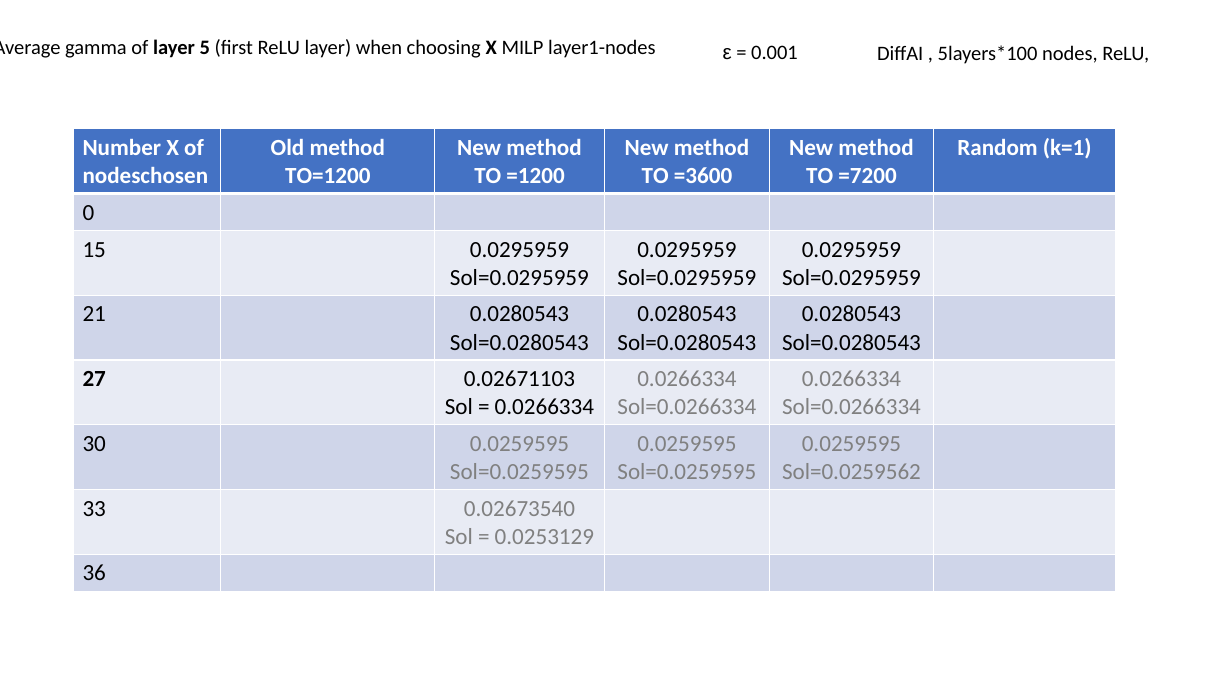
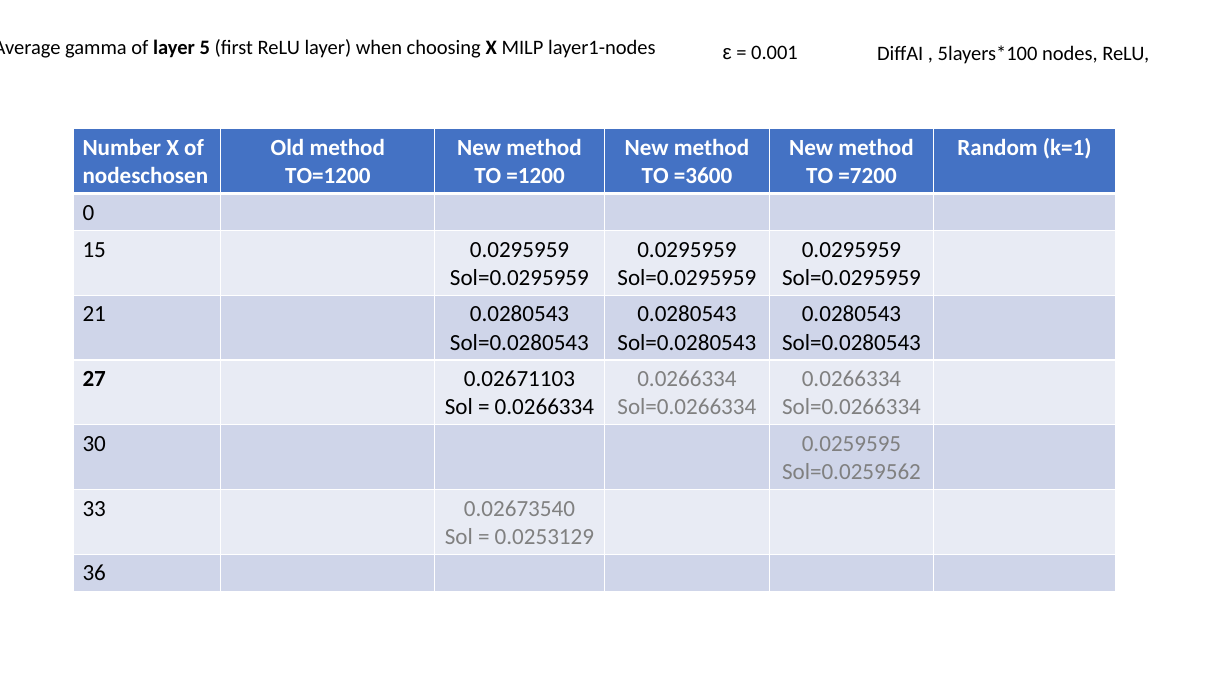
Before and after one commit to blaisegenest/vericompensate, a slide deck: slide 20 of lipschitz/Liptscitz.pptx. Drawn at 1232x693 pixels with LibreOffice and Linux fonts; fonts in the diff are those of the drawing. Boxes give left, top, right and bottom in pixels: in the first picture for what was removed or moved away, otherwise in the second. Text is boxed around its words. In the diff, an @@ line names an element or a change of style, - is before the commit and + after.

Commit message:
update table

```diff
--- a/lipschitz/Liptscitz.pptx
+++ b/lipschitz/Liptscitz.pptx
@@ table at box(73, 128, 1116, 592) @@
-row 6, column 3: 0.0259595 / Sol=0.0259595
+row 6, column 3: 
-row 6, column 4: 0.0259595 / Sol=0.0259595
+row 6, column 4: 
```
